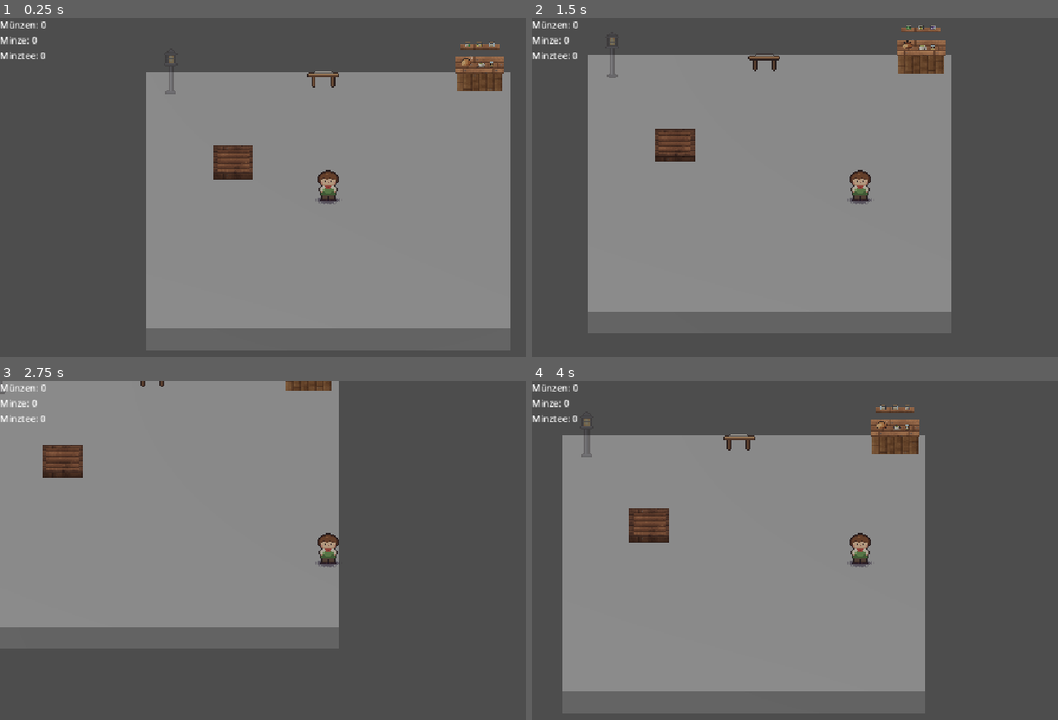
Above: before the commit, frames 1-4 (two rows, left to right).
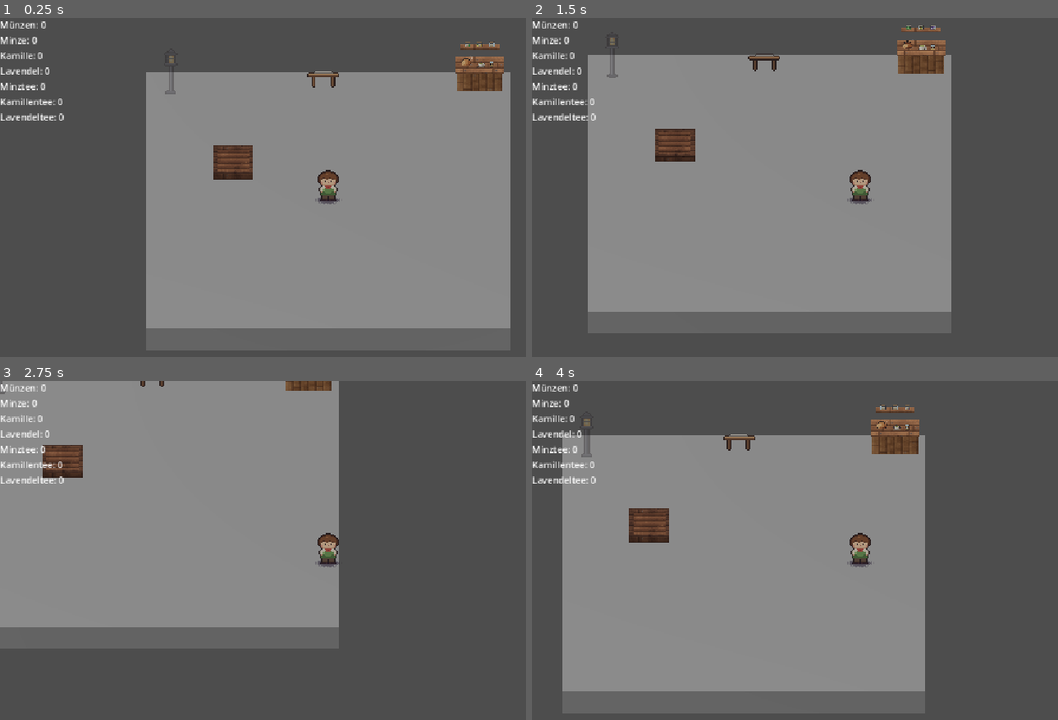
Above: after the commit, the same moments.

Repository: rjn21/teahut
Game: Godot game, scene res://scenes/world.tscn
The game is run twice, just before and just after one commit, with the same random seed, the same clock (stepped at 60 frames per second) and the same inputs.
Inputs:
- Up to frame 1 (0.25 s): no input
- Up to frame 2 (1.5 s): tap Enter at 0.5 s; hold D (move_right) 0.53-1.28 s; tap E (interact) at 0.6 s; hold S (move_back) from 1.28 s (still down); tap 1 at 1.35 s
- Up to frame 3 (2.75 s): release S (move_back) at 2.03 s; hold D (move_right) from 2.03 s (still down); tap 2 at 2.1 s
- Up to frame 4 (4 s): release D (move_right) at 2.78 s; hold W (move_forward) 2.78-3.53 s; tap 3 at 2.85 s; hold A (move_left) from 3.53 s (still down); tap 4 at 3.6 s

The runs differ from the first frame. In frame 1, 0.6% of the frame differs, in the area x 0-13%, y 10-31%; in frame 2, 0.6%; in frame 3, 0.5%; in frame 4, 0.6%.

Commit message:
M6b: Kamille und Lavendel als Daten, HUD zeigt alle Sorten
Neue HerbData (chamomile, lavender) und TeaData (chamomile_tea,
lavender_tea); das HUD listet alle drei Kräuter und Tees.

Co-Authored-By: Claude Opus 5.5 <noreply@anthropic.com>

Diff:
--- /dev/null
+++ b/data/chamomile.tres
@@ -0,0 +1,9 @@
+[gd_resource type="Resource" script_class="HerbData" format=3 uid="uid://cf0hxx0k1sfgw"]
+
+[ext_resource type="Script" uid="uid://dyecvq1bh10yy" path="res://data_scripts/herb_data.gd" id="1_ykon4"]
+
+[resource]
+script = ExtResource("1_ykon4")
+id = "chamomile"
+display_name = "Kamille"
+metadata/_custom_type_script = "uid://dyecvq1bh10yy"
--- /dev/null
+++ b/data/chamomile_tea.tres
@@ -0,0 +1,11 @@
+[gd_resource type="Resource" script_class="TeaData" format=3 uid="uid://c8ok2x2pfq355"]
+
+[ext_resource type="Resource" uid="uid://cf0hxx0k1sfgw" path="res://data/chamomile.tres" id="1_15uvi"]
+[ext_resource type="Script" uid="uid://c4glokguw7hmq" path="res://data_scripts/tea_data.gd" id="2_wsi0j"]
+
+[resource]
+script = ExtResource("2_wsi0j")
+id = "chamomile_tea"
+display_name = "Kamillentee"
+herb = ExtResource("1_15uvi")
+metadata/_custom_type_script = "uid://c4glokguw7hmq"
--- /dev/null
+++ b/data/lavender.tres
@@ -0,0 +1,9 @@
+[gd_resource type="Resource" script_class="HerbData" format=3 uid="uid://curvp72qi0fuf"]
+
+[ext_resource type="Script" uid="uid://dyecvq1bh10yy" path="res://data_scripts/herb_data.gd" id="1_1dqba"]
+
+[resource]
+script = ExtResource("1_1dqba")
+id = "lavender"
+display_name = "Lavendel"
+metadata/_custom_type_script = "uid://dyecvq1bh10yy"
--- /dev/null
+++ b/data/lavender_tea.tres
@@ -0,0 +1,11 @@
+[gd_resource type="Resource" script_class="TeaData" format=3 uid="uid://doioydfxaftrv"]
+
+[ext_resource type="Resource" uid="uid://curvp72qi0fuf" path="res://data/lavender.tres" id="1_qc2sk"]
+[ext_resource type="Script" uid="uid://c4glokguw7hmq" path="res://data_scripts/tea_data.gd" id="2_wxyeo"]
+
+[resource]
+script = ExtResource("2_wxyeo")
+id = "lavender_tea"
+display_name = "Lavendeltee"
+herb = ExtResource("1_qc2sk")
+metadata/_custom_type_script = "uid://c4glokguw7hmq"
--- a/scenes/world.tscn
+++ b/scenes/world.tscn
@@ -9,10 +9,14 @@
 [ext_resource type="PackedScene" uid="uid://b6bu53qc6emod" path="res://scenes/tea_station.tscn" id="6_o8fc1"]
 [ext_resource type="Resource" uid="uid://do48fw3gfqcmg" path="res://data/mint.tres" id="7_o8fc1"]
 [ext_resource type="PackedScene" uid="uid://b3h5ehrd1covj" path="res://scenes/order_counter.tscn" id="7_xo05s"]
+[ext_resource type="Resource" uid="uid://cf0hxx0k1sfgw" path="res://data/chamomile.tres" id="8_7t5mc"]
 [ext_resource type="PackedScene" uid="uid://booc3wwq4dgji" path="res://scenes/lantern_spot.tscn" id="8_dss4m"]
 [ext_resource type="Script" uid="uid://c4glokguw7hmq" path="res://data_scripts/tea_data.gd" id="8_xo05s"]
 [ext_resource type="PackedScene" uid="uid://c4le1hjcaw118" path="res://scenes/pause_menu.tscn" id="9_7t5mc"]
 [ext_resource type="Resource" uid="uid://b7xwupln72ir" path="res://data/mint_tea.tres" id="9_dss4m"]
+[ext_resource type="Resource" uid="uid://curvp72qi0fuf" path="res://data/lavender.tres" id="9_lakw3"]
+[ext_resource type="Resource" uid="uid://c8ok2x2pfq355" path="res://data/chamomile_tea.tres" id="12_pm21f"]
+[ext_resource type="Resource" uid="uid://doioydfxaftrv" path="res://data/lavender_tea.tres" id="13_2lf6f"]
 
 [sub_resource type="BoxMesh" id="BoxMesh_emwdv"]
 size = Vector3(12, 1, 12)
@@ -70,8 +74,8 @@
 
 [node name="HUD" type="CanvasLayer" parent="." unique_id=242657120]
 script = ExtResource("5_jhx03")
-herbs = Array[ExtResource("6_jhx03")]([ExtResource("7_o8fc1")])
-teas = Array[ExtResource("8_xo05s")]([ExtResource("9_dss4m")])
+herbs = Array[ExtResource("6_jhx03")]([ExtResource("7_o8fc1"), ExtResource("8_7t5mc"), ExtResource("9_lakw3")])
+teas = Array[ExtResource("8_xo05s")]([ExtResource("9_dss4m"), ExtResource("12_pm21f"), ExtResource("13_2lf6f")])
 
 [node name="Save Message" type="Label" parent="HUD" unique_id=362045386]
 anchors_preset = 2
